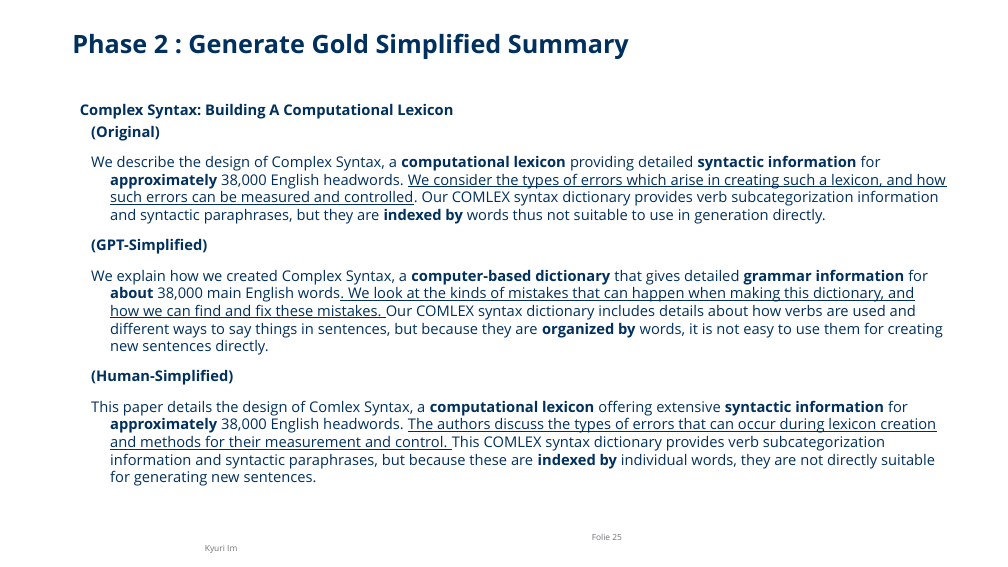
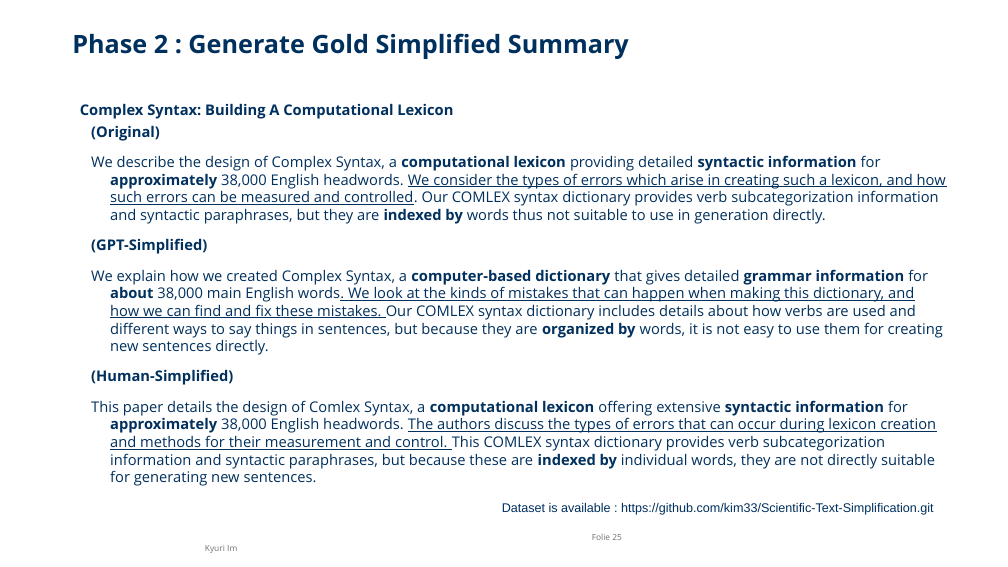
Before and after one commit to kim33/Scientific-Text-Simplification, a slide deck: slide 25 of 00. CMS-PRO Final Presentation.pptx. Drawn at 1008x567 pixels with LibreOffice and Linux fonts; fonts in the diff are those of the drawing; background and template pictures are left out. Boxes give left, top, right and bottom in pixels: in the first picture for what was removed or moved away, otherwise in the second. Text is boxed around its words. In the diff, an @@ line names an element or a change of style, - is before the commit and + after.

```diff
--- a/00. CMS-PRO Final Presentation.pptx
+++ b/00. CMS-PRO Final Presentation.pptx
@@ text added at (502, 503, 933, 515), 12 pt, text #00305D @@
+Dataset is available : https://github.com/kim33/Scientific-Text-Simplification.git
```
Also in this commit, not shown: 6 other slides changed, 1 other file.
